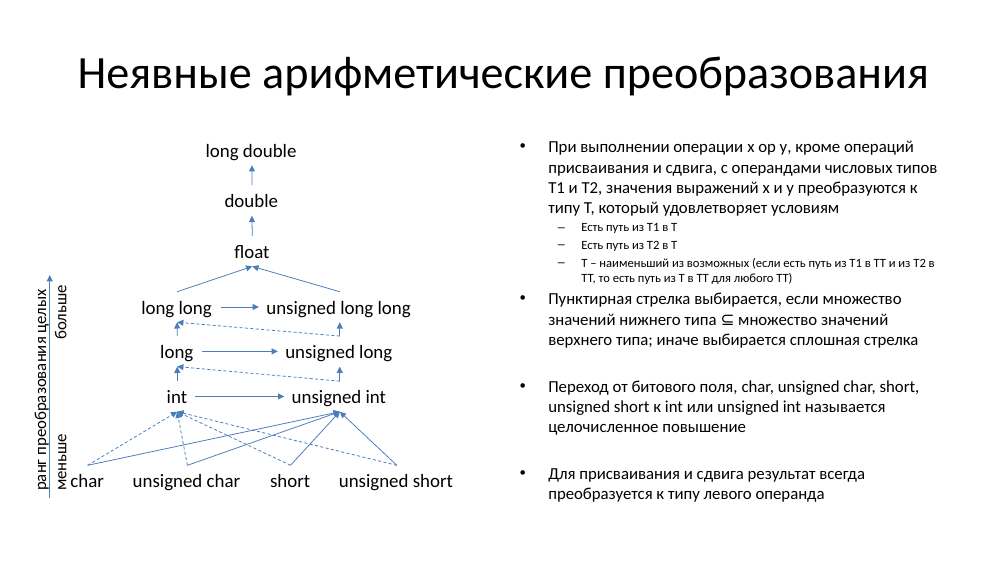
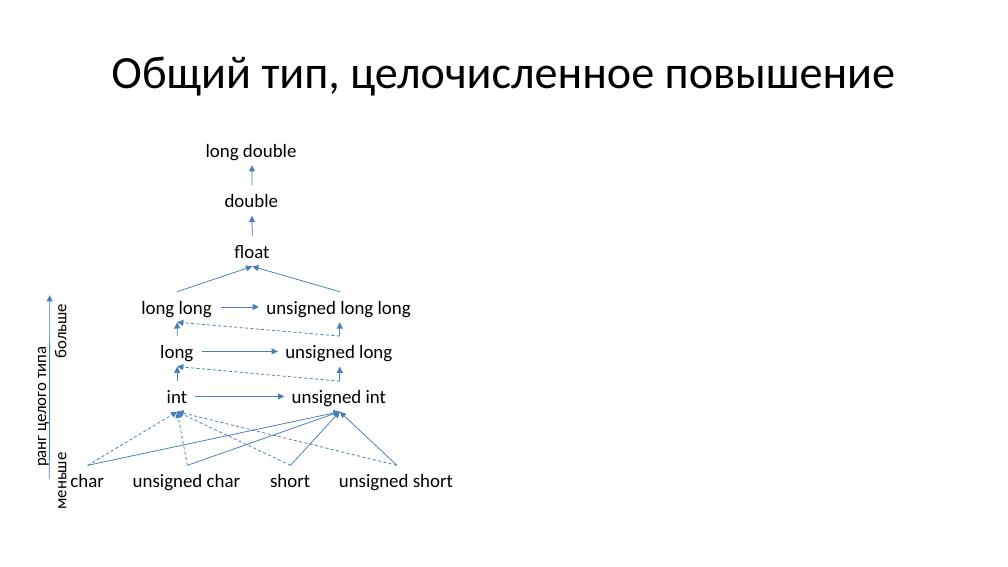
Before and after one commit to Evgueni-Petrov-aka-espetrov/Algorithms-and-Programming-in-C-pptx, a slide deck: slide 10 of 03.75 Преобразования типов.pptx (slide 5 before the commit). Drawn at 1008x567 pixels with LibreOffice and Linux fonts; fonts in the diff are those of the drawing. Boxes give left, top, right and bottom in pixels: in the first picture for what was removed or moved away, otherwise in the second. Text is boxed around its words. In the diff, an @@ line names an element or a change of style, - is before the commit and + after.

```diff
--- a/03.75 Преобразования типов.pptx
+++ b/03.75 Преобразования типов.pptx
@@ title at <box>111,56,895,96</box>: text changed @@
-Неявные арифметические преобразования
+Общий тип, целочисленное повышение
@@ text removed at <box>548,140,937,502</box> @@
-• При выполнении операции x op y, кроме операций присваивания и сдвига, с операндами числовых типов Т1 и Т2, значения выражений х и у преобразуются к типу Т, который удовлетворяет условиям
-  – Есть путь из Т1 в Т
-  – Есть путь из Т2 в Т
-  – Т – наименьший из возможных (если есть путь из Т1 в ТТ и из Т2 в ТТ, то есть путь из Т в ТТ для любого ТТ)
-• Пунктирная стрелка выбирается, если множество значений нижнего типа ⊆ множество значений верхнего типа; иначе выбирается сплошная стрелка
-• Переход от битового поля, char, unsigned char, short, unsigned short к int или unsigned int называется целочисленное повышение
-• Для присваивания и сдвига результат всегда преобразуется к типу левого операнда
@@ text "ранг целого типа": place and size @@
-text "ранг целого типа" at <box>30,290,70,490</box>
+text "ранг целого типа" at <box>30,309,70,508</box>
@@ arrow moved from (50, 498) - (50, 275) to (49, 479) - (50, 296) @@
@@ text at <box>50,309,70,508</box>: alignment left to centre @@
@@ text at <box>30,350,50,466</box>: text changed @@
-ранг преобразования целых
+ранг целого типа
```
Also in this commit, not shown: 12 other slides changed, 59 slides added, 2 slides removed.
